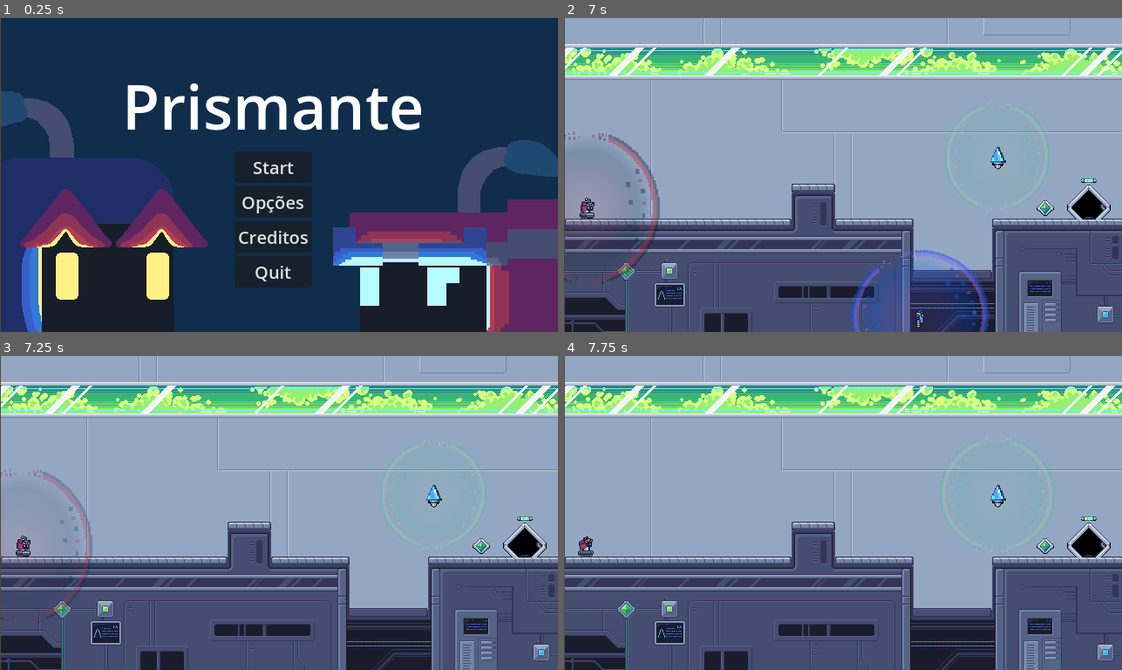
Above: before the commit, frames 1-4 (two rows, left to right).
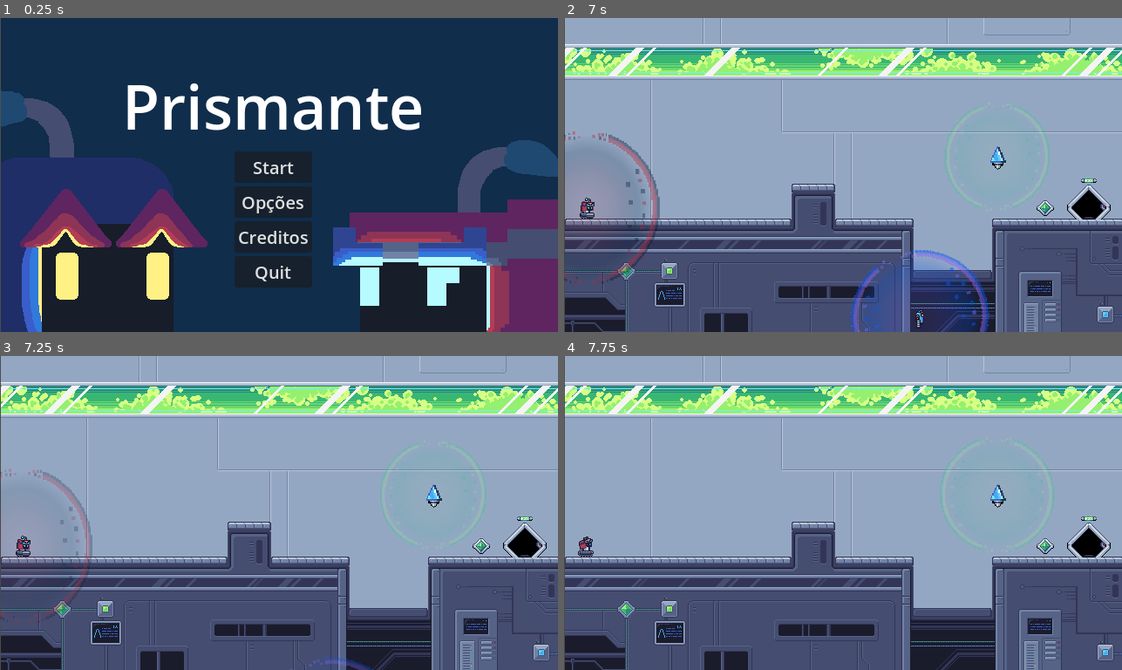
Above: after the commit, the same moments.

Repository: gdp-ufrj/Nut-Bolt
Game: Godot game, scene res://Cenas/UI/menu.tscn
Two runs of this game, one before a commit and one after it. Both use one fixed random seed, a clock stepped at 60 frames per second and the inputs below.
Inputs:
- Up to frame 1 (0.25 s): no input
- Up to frame 2 (7 s): click "Start" at 0.5 s; tap Enter (interagir) at 1.25, 1.35, 2.1, 2.85, 3.6, 4.35, 5.1, 5.85, 6.6 s; hold Right (ui_right) 1.28-2.78 s; tap Up (ui_up) at 1.52, 2.27, 3.77, 4.52, 5.27, 6.77 s; hold Left (ui_left) 2.78-3.53 s; hold Right (ui_right) 3.53-5.03 s; hold Left (ui_left) 5.03-5.78 s; hold Right (ui_right) 5.78-6.53 s; hold Left (ui_left) from 6.53 s (still down)
- Up to frame 3 (7.25 s): keep holding Left (ui_left)
- Up to frame 4 (7.75 s): keep holding Left (ui_left); tap Enter (interagir) at 7.35 s; tap Up (ui_up) at 7.52 s

Frames 1-2 are identical in both runs. In frame 3, 0.2% of the frame differs, in the area x 51-68%, y 95-100%; in frame 4, nothing differs.

Commit message:
Ajuste na posição da plataforma

Diff:
--- a/plataform-2d-godot/Cenas/Entes/porta.tscn
+++ b/plataform-2d-godot/Cenas/Entes/porta.tscn
@@ -106,7 +106,6 @@
 script = ExtResource("1_fa3ny")
 
 [node name="Icon" type="Sprite2D" parent="."]
-scale = Vector2(1, 1)
 texture = ExtResource("2_fa3ny")
 
 [node name="CollisionShape2D" type="CollisionShape2D" parent="."]
--- a/plataform-2d-godot/Cenas/Niveis/tutorial_1.tscn
+++ b/plataform-2d-godot/Cenas/Niveis/tutorial_1.tscn
@@ -33,7 +33,7 @@
 normal = Vector2(-0.99998, -0.0063693)
 
 [sub_resource type="RectangleShape2D" id="RectangleShape2D_shsao"]
-size = Vector2(13, 90)
+size = Vector2(13, 89.75)
 
 [sub_resource type="Animation" id="Animation_kp6uw"]
 length = 0.001
@@ -60,10 +60,10 @@
 tracks/0/interp = 1
 tracks/0/loop_wrap = true
 tracks/0/keys = {
-"times": PackedFloat32Array(0, 1.96667),
+"times": PackedFloat32Array(0, 2),
 "transitions": PackedFloat32Array(1, 1),
 "update": 0,
-"values": [433.0, 242.0]
+"values": [440.0, 236.5]
 }
 
 [sub_resource type="AnimationLibrary" id="AnimationLibrary_41odh"]
@@ -166,9 +166,10 @@
 
 [node name="CollisionShape2D" type="CollisionShape2D" parent="Plataforma movel"]
 top_level = true
-position = Vector2(448, 433)
+position = Vector2(446, 433)
 rotation = 1.5708
 shape = SubResource("RectangleShape2D_shsao")
+metadata/_edit_group_ = true
 
 [node name="TilesetPlataforma" parent="Plataforma movel/CollisionShape2D" instance=ExtResource("10_0a68a")]
 position = Vector2(-426.5, 445)
--- a/plataform-2d-godot/Cenas/Testes/prototipo_e_testes.tscn
+++ b/plataform-2d-godot/Cenas/Testes/prototipo_e_testes.tscn
@@ -20,91 +20,91 @@
 
 [node name="StaticBody2D2" type="StaticBody2D" parent="."]
 
-[node name="StaticBody2D2" type="StaticBody2D" parent="chao"]
+[node name="chao#StaticBody2D3" type="StaticBody2D" parent="."]
 collision_layer = 3
 collision_mask = 3
 
-[node name="CollisionShape2D" type="CollisionShape2D" parent="chao/StaticBody2D2"]
+[node name="chao_StaticBody2D2#CollisionShape2D" type="CollisionShape2D" parent="."]
 top_level = true
 position = Vector2(162, 308)
 shape = SubResource("RectangleShape2D_gc4ld")
 
-[node name="Sprite2D" type="Sprite2D" parent="chao/StaticBody2D2"]
+[node name="chao_StaticBody2D2#Sprite2D" type="Sprite2D" parent="."]
 visibility_layer = 3
 position = Vector2(163, 310)
 scale = Vector2(0.451169, 2.35714)
 texture = ExtResource("3_8cg1q")
 
-[node name="StaticBody2D" type="StaticBody2D" parent="chao"]
+[node name="chao#StaticBody2D" type="StaticBody2D" parent="."]
 collision_layer = 3
 collision_mask = 3
 
-[node name="CollisionShape2D" type="CollisionShape2D" parent="chao/StaticBody2D"]
+[node name="chao_StaticBody2D#CollisionShape2D" type="CollisionShape2D" parent="."]
 top_level = true
 position = Vector2(787.5, 265.5)
 shape = SubResource("RectangleShape2D_xlxev")
 
-[node name="Sprite2D" type="Sprite2D" parent="chao/StaticBody2D"]
+[node name="chao_StaticBody2D#Sprite2D" type="Sprite2D" parent="."]
 position = Vector2(792.125, 263)
 scale = Vector2(0.693604, 2.60714)
 texture = ExtResource("3_8cg1q")
 
-[node name="plataforma_movel" type="StaticBody2D" parent="chao"]
+[node name="chao#plataforma_movel" type="StaticBody2D" parent="."]
 collision_layer = 3
 collision_mask = 3
 
-[node name="Sprite2D" type="Sprite2D" parent="chao/plataforma_movel"]
+[node name="chao_plataforma_movel#Sprite2D" type="Sprite2D" parent="."]
 position = Vector2(421, 387)
 scale = Vector2(0.375172, 3.78571)
 texture = ExtResource("3_8cg1q")
 
-[node name="CollisionShape2D" type="CollisionShape2D" parent="chao/plataforma_movel"]
+[node name="chao_plataforma_movel#CollisionShape2D" type="CollisionShape2D" parent="."]
 top_level = true
 position = Vector2(420, 385)
 shape = SubResource("RectangleShape2D_c75v2")
 
-[node name="StaticBody2D3" type="StaticBody2D" parent="chao"]
+[node name="chao#StaticBody2D4" type="StaticBody2D" parent="."]
 collision_layer = 3
 collision_mask = 3
 
-[node name="CollisionShape2D" type="CollisionShape2D" parent="chao/StaticBody2D3"]
+[node name="chao_StaticBody2D3#CollisionShape2D" type="CollisionShape2D" parent="."]
 top_level = true
 position = Vector2(-44, 167)
 rotation = 1.57568
 shape = SubResource("RectangleShape2D_gc4ld")
 
-[node name="Sprite2D" type="Sprite2D" parent="chao/StaticBody2D3"]
+[node name="chao_StaticBody2D3#Sprite2D" type="Sprite2D" parent="."]
 visibility_layer = 3
 position = Vector2(-50, 156)
 rotation = 1.57398
 scale = Vector2(0.42641, 2.57143)
 texture = ExtResource("3_8cg1q")
 
-[node name="StaticBody2D4" type="StaticBody2D" parent="chao"]
+[node name="chao#StaticBody2D5" type="StaticBody2D" parent="."]
 collision_layer = 3
 collision_mask = 3
 
-[node name="Sprite2D" type="Sprite2D" parent="chao/StaticBody2D4"]
+[node name="chao_StaticBody2D4#Sprite2D" type="Sprite2D" parent="."]
 visibility_layer = 3
 position = Vector2(318.5, -50)
 scale = Vector2(0.881706, 2.35714)
 texture = ExtResource("3_8cg1q")
 
-[node name="CollisionShape2D" type="CollisionShape2D" parent="StaticBody2D4"]
+[node name="StaticBody2D4#CollisionShape2D" type="CollisionShape2D" parent="."]
 position = Vector2(303, -44)
 shape = SubResource("RectangleShape2D_tl8fm")
 
-[node name="StaticBody2D5" type="StaticBody2D" parent="chao"]
+[node name="chao#StaticBody2D6" type="StaticBody2D" parent="."]
 collision_layer = 3
 collision_mask = 3
 
-[node name="CollisionShape2D" type="CollisionShape2D" parent="chao/StaticBody2D5"]
+[node name="chao_StaticBody2D5#CollisionShape2D" type="CollisionShape2D" parent="."]
 top_level = true
 position = Vector2(684, 138)
 rotation = 1.57568
 shape = SubResource("RectangleShape2D_gc4ld")
 
-[node name="Sprite2D" type="Sprite2D" parent="chao/StaticBody2D5"]
+[node name="chao_StaticBody2D5#Sprite2D" type="Sprite2D" parent="."]
 visibility_layer = 3
 position = Vector2(691, 128)
 rotation = 1.57398
Not shown: 1 places in plataform-2d-godot/Cenas/Testes/prototipo_e_testes.tscn that only renumber resources
